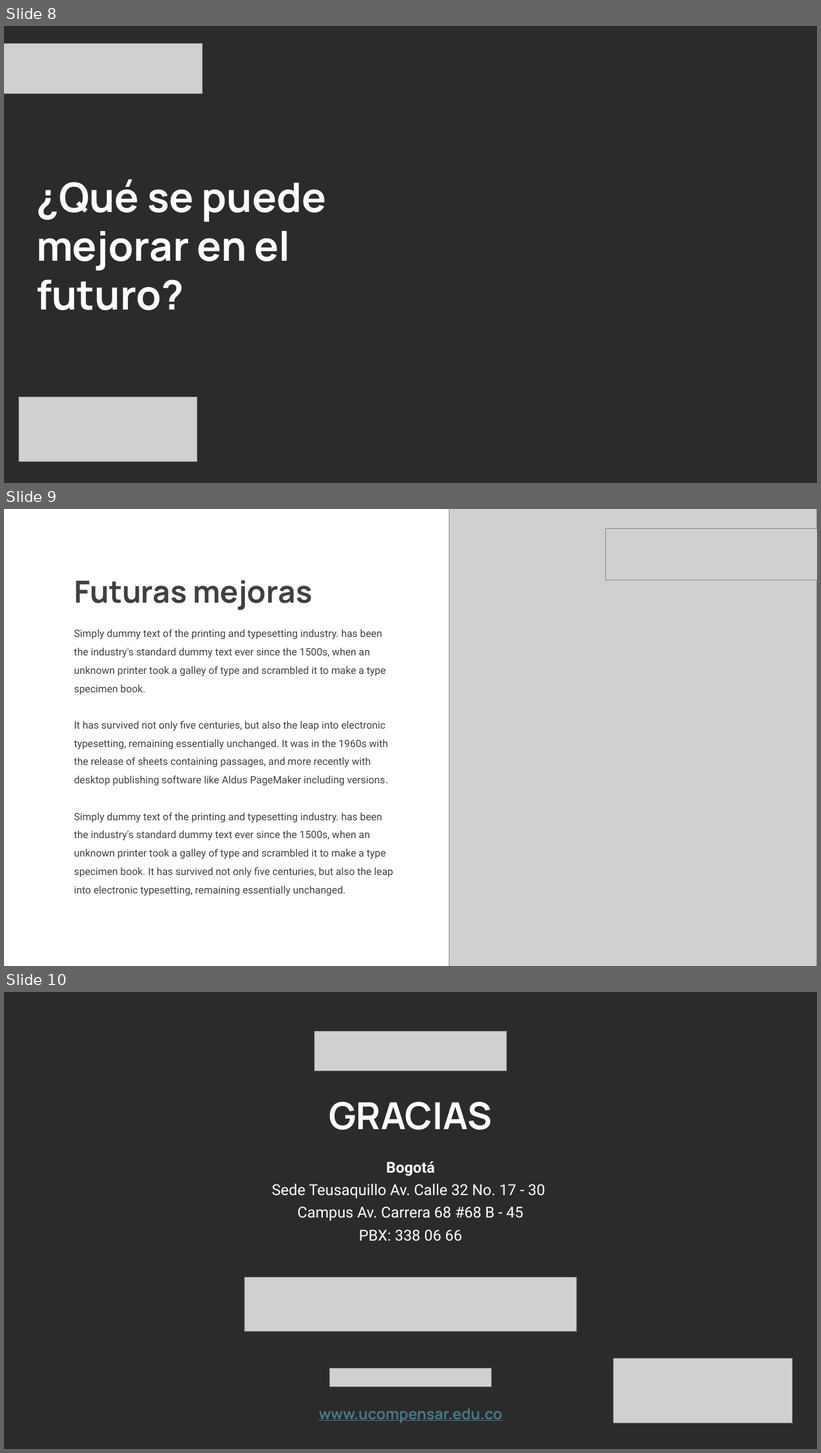
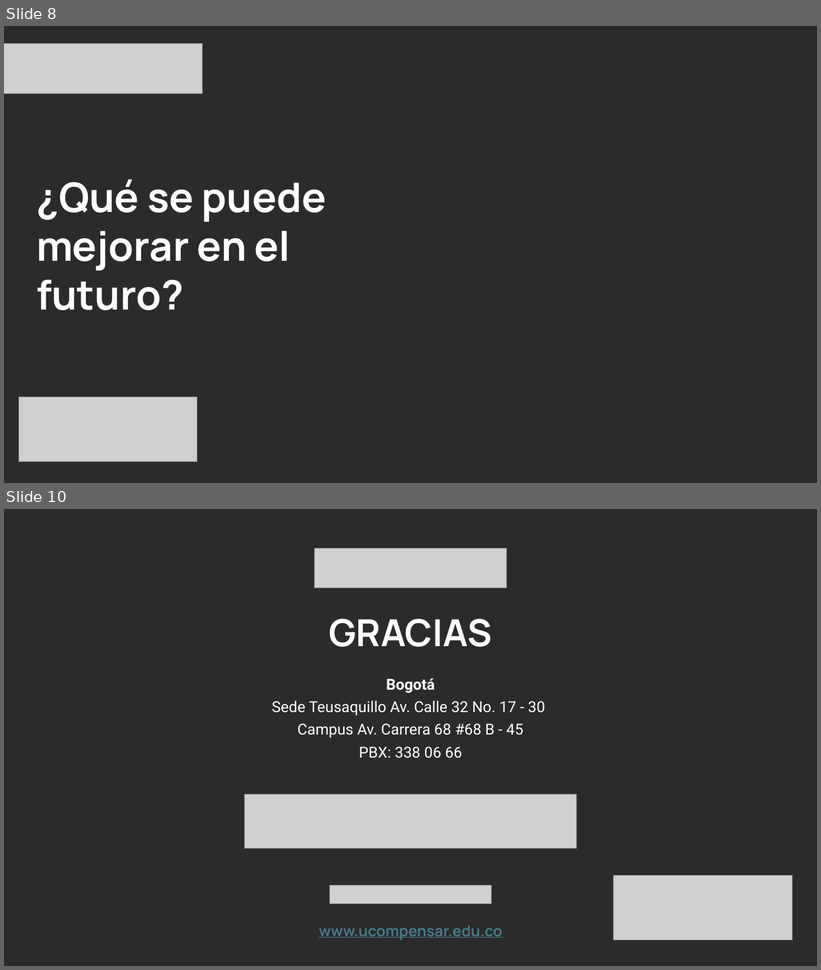
Before and after one commit to wilda1308/LuWi_Reparaciones, a slide deck: docs/Presentación Reparaciones LUWI SIE 2026.pptx. Shown one above the other, each under a label of ours: slides 8, 9 and 10 before the commit, slides 8 and 10 after it; the slides between them are not shown. The pictures are 821x1453 and 821x970 pixels, drawn with LibreOffice and Linux fonts; fonts in the diff are those of the drawing; grey boxes stand for pictures; background and template pictures are left out; a plain dark background stands for a picture behind light text. Boxes give left, top, right and bottom in pixels: in the first picture for what was removed or moved away, otherwise in the second. Text is boxed around its words. In the diff, an @@ line names an element or a change of style, - is before the commit and + after.

```diff
--- a/docs/Presentación Reparaciones LUWI SIE 2026.pptx
+++ b/docs/Presentación Reparaciones LUWI SIE 2026.pptx
@@ slide 9 removed at (x1=4, y1=509, x2=817, y2=966), background #FFFFFF @@
@@ picture removed at (x1=450, y1=509, x2=817, y2=966) @@
@@ picture removed at (x1=606, y1=529, x2=817, y2=580) @@
@@ text removed at (x1=74, y1=580, x2=312, y2=610) @@
-Futuras mejoras
@@ text removed at (x1=74, y1=629, x2=393, y2=896) @@
-Simply dummy text of the printing and typesetting industry. has been the industry's standard dummy text ever since the 1500s, when an unknown printer took a galley of type and scrambled it to make a type specimen book.
-It has survived not only five centuries, but also the leap into electronic typesetting, remaining essentially unchanged. It was in the 1960s with the release of sheets containing passages, and more recently with desktop publishing software like Aldus PageMaker including versions.
-Simply dummy text of the printing and typesetting industry. has been the industry's standard dummy text ever since the 1500s, when an unknown printer took a galley of type and scrambled it to make a type specimen book. It has survived not only five centuries, but also the leap into electronic typesetting, remaining essentially unchanged.
```
Also in this commit, not shown: 5 slides changed, 2 slides added, 1 other slide removed, 1 other file.
